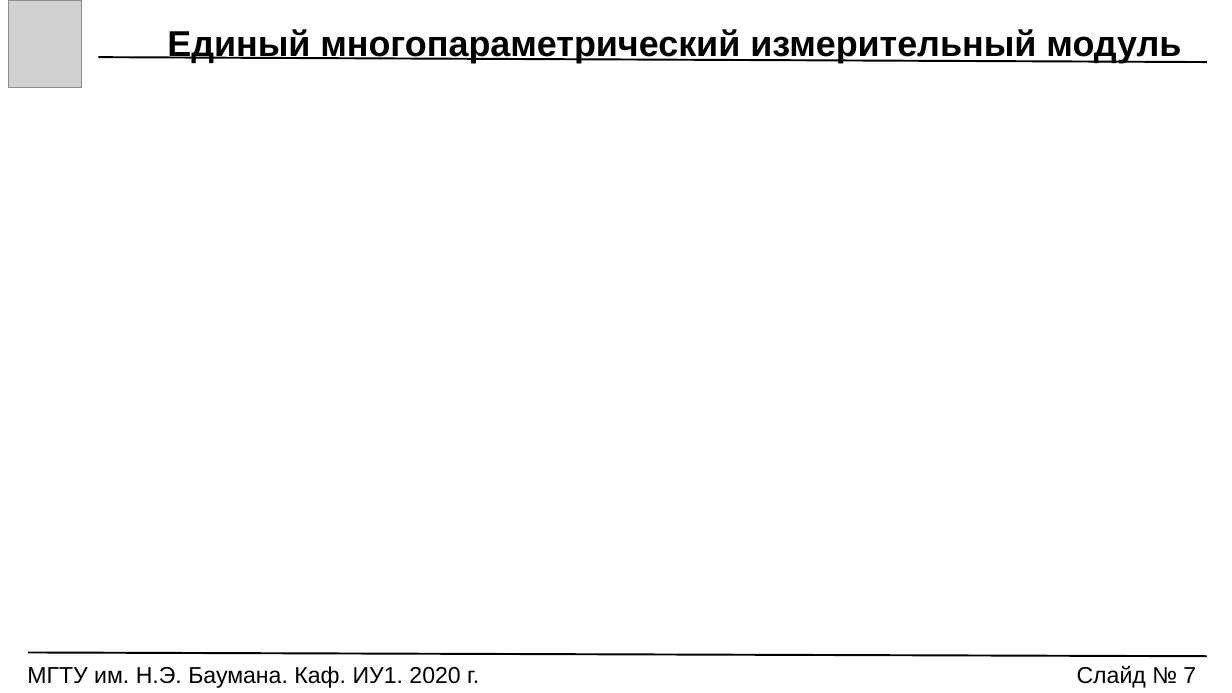
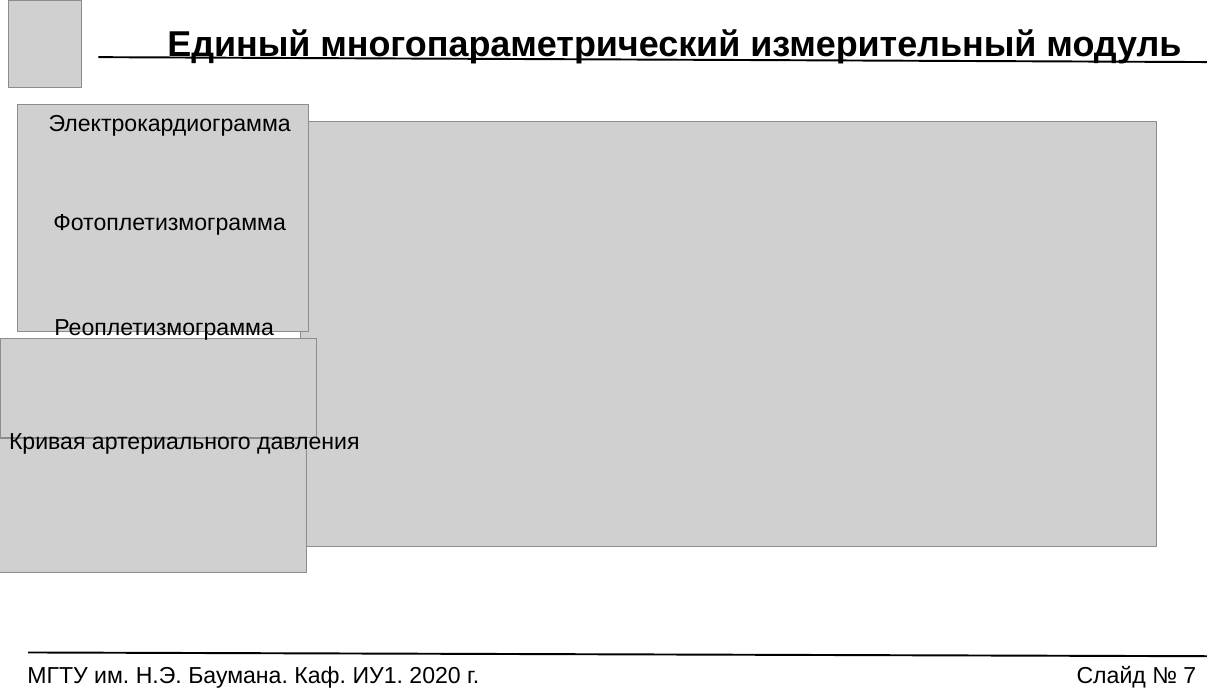
Before and after one commit to Markus85666/Graduation-Qualification-Work, a slide deck: slide 7 of РЕЧЬ_ПРЕЗЕНТАЦИЯ/VKR_Prezentatsia.pptx. Drawn at 1232x693 pixels with LibreOffice and Linux fonts; fonts in the diff are those of the drawing; grey boxes stand for pictures. Boxes give left, top, right and bottom in pixels: in the first picture for what was removed or moved away, otherwise in the second. Text is boxed around its words. In the diff, an @@ line names an element or a change of style, - is before the commit and + after.

```diff
--- a/РЕЧЬ_ПРЕЗЕНТАЦИЯ/VKR_Prezentatsia.pptx
+++ b/РЕЧЬ_ПРЕЗЕНТАЦИЯ/VKR_Prezentatsia.pptx
@@ picture added at (18, 105, 309, 332) @@
@@ text added at (49, 115, 291, 136), 18 pt, text #000000 @@
+Электрокардиограмма
@@ picture added at (300, 122, 1157, 546) @@
@@ text added at (53, 214, 285, 235), 18 pt, text #000000 @@
+Фотоплетизмограмма
@@ text added at (54, 319, 274, 340), 18 pt, text #000000 @@
+Реоплетизмограмма
@@ picture added at (0, 339, 316, 438) @@
@@ picture added at (0, 439, 306, 572) @@
@@ text added at (9, 430, 359, 454), 18 pt, text #000000 @@
+Кривая артериального давления
```
Also in this commit, not shown: 7 other slides changed, 1 slide added, 1 slide removed, 8 other files.
